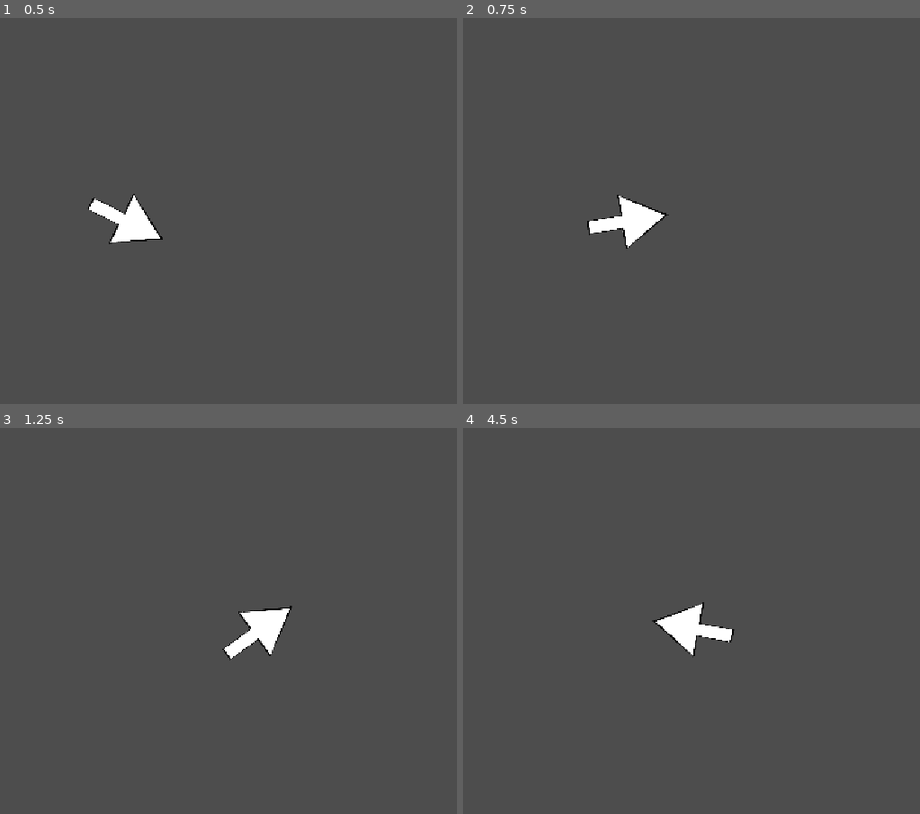
Above: before the commit, frames 1-4 (two rows, left to right).
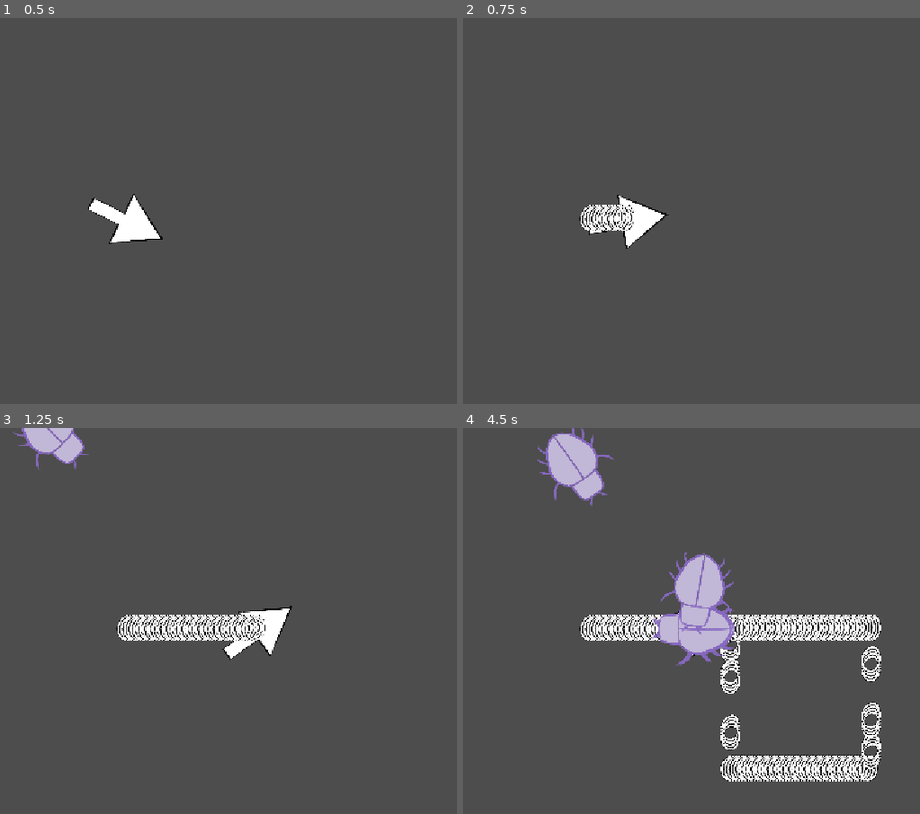
Above: after the commit, the same moments.

Repository: HaroldHuynh/2026GameJam
Game: Godot game, scene res://player/player_test_level.tscn
Same seed, same stepped clock (60 frames per second), same inputs: the game is played once before the commit and once after it.
Inputs (mouse positions are in pixels of both pictures, inside the frame that each line leads up to):
- Up to frame 1 (0.5 s): no input
- Up to frame 2 (0.75 s): tap Enter at 0.5 s; move the mouse to (746, 199) at 0.52 s; hold D (right) from 0.53 s (still down); hold Space from 0.53 s (still down)
- Up to frame 3 (1.25 s): keep holding D (right); keep holding Space
- Up to frame 4 (4.5 s): move the mouse to (outside the picture) at 1.27 s; release D (right) at 1.28 s; release Space at 1.28 s; hold S (down) 1.28-2.03 s; tap Space at 1.35, 1.52, 1.82, 2.85, 3.02, 3.32, 4.35 s; move the mouse to (664, 539) at 2.02 s; hold D (right) 2.03-2.78 s; hold Space 2.03-2.78 s; move the mouse to (554, 709) at 2.77 s; hold W (up) 2.78-3.53 s; move the mouse to (805, 690) at 3.52 s; hold Space 3.53-4.28 s; hold A (left) from 3.53 s (still down); move the mouse to (outside the picture) at 4.27 s

Frame 1 is identical in both runs. In frame 2, 0.5% of the frame differs, in the area x 25-38%, y 48-56%; in frame 3, 2.8%; in frame 4, 11%, in the area x 16-92%, y 0-92%.
Error before the commit: Invalid operands 'Callable' and 'int' in operator '<'. (res://enemy/enemy_spawner.gd:20)

Commit message:
add bullets and bullet manager

Diff:
--- a/enemy/enemy_spawner.gd
+++ b/enemy/enemy_spawner.gd
@@ -17,7 +17,7 @@
 
 func _on_timer_timeout() -> void:
 	var enemies = get_tree().get_nodes_in_group("enemies")
-	if enemies.size < max_enemies:
+	if enemies.size() < max_enemies:
 		var spawn = spawn_points[randi() % spawn_points.size()]
 		var enemy = enemy_scene.instantiate()
 		enemy.position = spawn.position
--- /dev/null
+++ b/player/bullet_0.gd
@@ -0,0 +1,13 @@
+extends Area2D
+
+var direction : Vector2
+var speed : int = 500
+
+# Called when the node enters the scene tree for the first time.
+func _ready() -> void:
+	pass # Replace with function body.
+
+
+# Called every frame. 'delta' is the elapsed time since the previous frame.
+func _process(delta: float) -> void:
+	pass
--- /dev/null
+++ b/player/bullet_0.tscn
@@ -0,0 +1,22 @@
+[gd_scene format=3 uid="uid://b7vvc08wlccjl"]
+
+[ext_resource type="Texture2D" uid="uid://dfj2s2k4lpb5s" path="res://player/zero.png" id="1_7gfu5"]
+[ext_resource type="Script" uid="uid://c7lgbnquv5xw" path="res://player/bullet_0.gd" id="1_ktgnn"]
+
+[sub_resource type="CapsuleShape2D" id="CapsuleShape2D_rkikn"]
+radius = 17.0
+height = 44.0
+
+[node name="Bullet0" type="Area2D" unique_id=1668686589]
+collision_layer = 8
+collision_mask = 5
+script = ExtResource("1_ktgnn")
+
+[node name="Sprite2D" type="Sprite2D" parent="." unique_id=931875541]
+position = Vector2(174, 130)
+scale = Vector2(0.15, 0.15)
+texture = ExtResource("1_7gfu5")
+
+[node name="CollisionShape2D" type="CollisionShape2D" parent="." unique_id=982640149]
+position = Vector2(0, -3)
+shape = SubResource("CapsuleShape2D_rkikn")
--- /dev/null
+++ b/player/bullet_manager.gd
@@ -0,0 +1,11 @@
+extends Node2D
+
+@export var bullet_scene : PackedScene
+
+
+func _on_player_shoot(pos, dir) -> void:
+	var bullet = bullet_scene.instantiate()
+	add_child(bullet)
+	bullet.position = pos
+	bullet.direction = dir.normalized()
+	bullet.add_to_group("bullets")
--- /dev/null
+++ b/player/bullet_manager.tscn
@@ -0,0 +1,8 @@
+[gd_scene format=3 uid="uid://c2dqr0dnn03ws"]
+
+[ext_resource type="Script" uid="uid://n3dd3l3jelpt" path="res://player/bullet_manager.gd" id="1_pbnr4"]
+[ext_resource type="PackedScene" uid="uid://b7vvc08wlccjl" path="res://player/bullet_0.tscn" id="2_hv5hq"]
+
+[node name="BulletManager" type="Node2D" unique_id=1162069898]
+script = ExtResource("1_pbnr4")
+bullet_scene = ExtResource("2_hv5hq")
--- a/player/player.gd
+++ b/player/player.gd
@@ -28,3 +28,4 @@
 	#shooting
 	if Input.is_key_pressed(KEY_SPACE):
 		var dir = get_global_mouse_position() - position
+		shoot.emit(position, dir)
--- a/player/player_test_level.tscn
+++ b/player/player_test_level.tscn
@@ -3,6 +3,7 @@
 [ext_resource type="Script" uid="uid://bw5fkxvrivk5f" path="res://player/player_test_level.gd" id="1_b1r12"]
 [ext_resource type="PackedScene" uid="uid://bx76wcvt7v6l5" path="res://player/player.tscn" id="1_iua4h"]
 [ext_resource type="PackedScene" uid="uid://g7njs30vno7e" path="res://enemy/enemy_spawner.tscn" id="2_2p1ok"]
+[ext_resource type="PackedScene" uid="uid://c2dqr0dnn03ws" path="res://player/bullet_manager.tscn" id="4_beocl"]
 
 [node name="PlayerTestLevel" type="Node2D" unique_id=1984897700]
 script = ExtResource("1_b1r12")
@@ -11,4 +12,7 @@
 
 [node name="EnemySpawner" parent="." unique_id=94398231 instance=ExtResource("2_2p1ok")]
 
+[node name="BulletManager" parent="." unique_id=1162069898 instance=ExtResource("4_beocl")]
+
+[connection signal="shoot" from="player" to="BulletManager" method="_on_player_shoot"]
 [connection signal="hit_p" from="EnemySpawner" to="." method="_on_enemy_spawner_hit_p"]
--- a/project.godot
+++ b/project.godot
@@ -57,6 +57,7 @@
 2d_physics/layer_1="env"
 2d_physics/layer_2="player"
 2d_physics/layer_3="enemy"
+2d_physics/layer_4="bullet"
 
 [physics]
 
Not shown, added: player/bullet_0.gd.uid
Not shown, added: player/bullet_manager.gd.uid
Binary file added: player/zero.png
Not shown, added: player/zero.png.import
